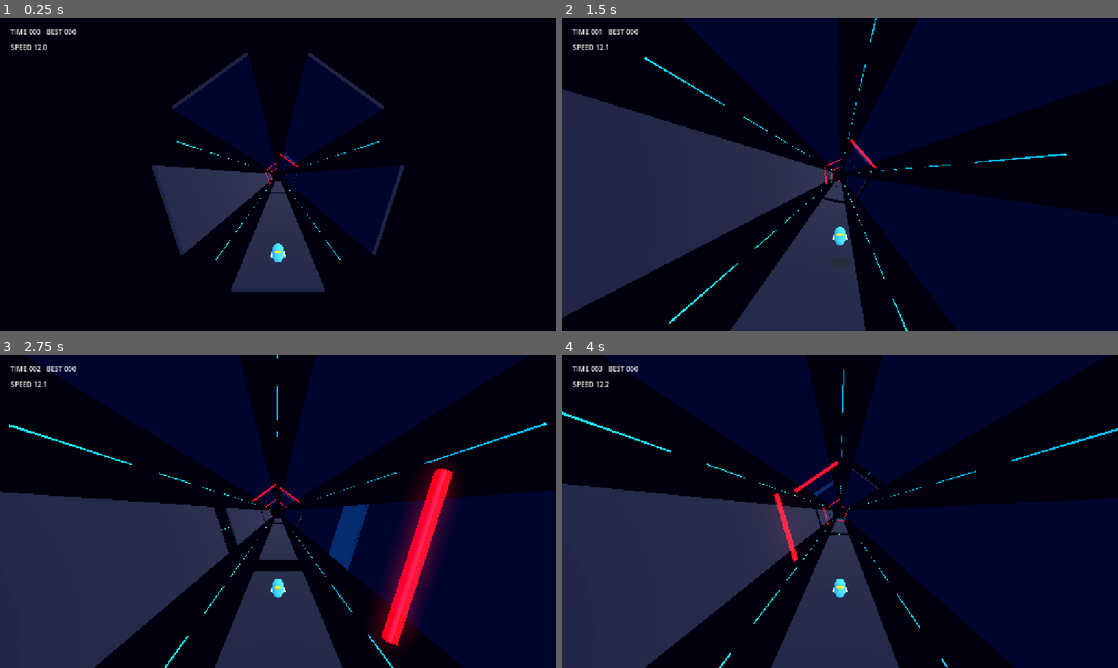
Above: before the commit, frames 1-4 (two rows, left to right).
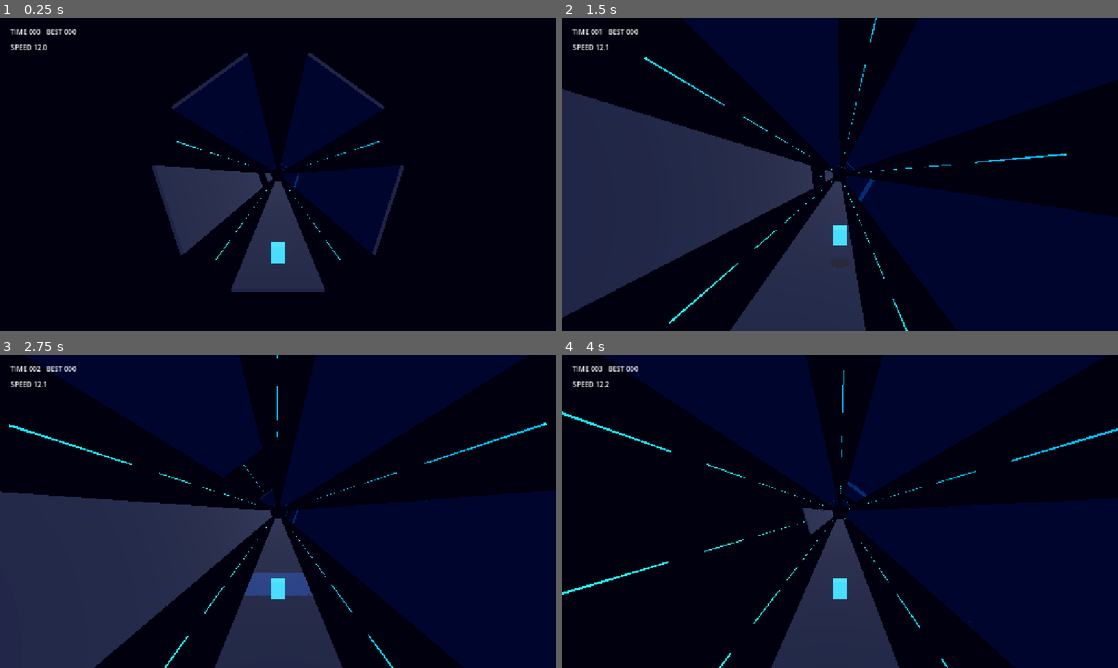
Above: after the commit, the same moments.

Repository: jeoungan/Project_1
Game: Godot game, scene res://scenes/main/ElectronDashGame.tscn
The game is run twice, just before and just after one commit, with the same random seed, the same clock (stepped at 60 frames per second) and the same inputs.
Inputs:
- Up to frame 1 (0.25 s): no input
- Up to frame 2 (1.5 s): hold D (move_right) 0.53-1.28 s; hold Space (jump) 0.53-1.28 s; hold A (move_left) from 1.28 s (still down); tap Space (jump) at 1.35 s
- Up to frame 3 (2.75 s): tap Space (jump) at 1.52, 1.82 s; release A (move_left) at 2.03 s; hold D (move_right) from 2.03 s (still down); hold Space (jump) from 2.03 s (still down)
- Up to frame 4 (4 s): release D (move_right) at 2.78 s; release Space (jump) at 2.78 s; hold W 2.78-3.53 s; tap Space (jump) at 2.85, 3.02, 3.32 s; hold A (move_left) from 3.53 s (still down); hold Space (jump) from 3.53 s (still down)

The runs differ from the first frame. In frame 1, 0.2% of the frame differs, in the area x 46-54%, y 43-79%; in frame 2, 0.5%; in frame 3, 7.2%; in frame 4, 19%, in the area x 0-59%, y 33-100%.

Commit message:
feat: generate seeded long-gap maps

Diff:
--- a/scripts/electron_dash/electron_dash_game.gd
+++ b/scripts/electron_dash/electron_dash_game.gd
@@ -32,6 +32,8 @@
 var status_message_timer: float = 0.0
 var jump_buffer_timer: float = 0.0
 var lane_change_grace_timer: float = 0.0
+var map_seed: int = 0
+var map_run_counter: int = 0
 var next_segment_index: int = 0
 var segments: Array = []
 var restart_countdown: float = 0.0
@@ -64,6 +66,8 @@
 	distance = 0.0
 	survival_time = 0.0
 	score = 0
+	map_run_counter += 1
+	map_seed = _next_map_seed()
 	invincible_timer = 0.0
 	status_message_timer = 0.0
 	jump_buffer_timer = 0.0
@@ -159,7 +163,7 @@
 		if root.position.z > player_z + segment_depth * 4.0:
 			root.position.z = farthest_z - segment_depth
 			farthest_z = root.position.z
-			segment["data"] = Rules.make_segment(next_segment_index, lane_count)
+			segment["data"] = Rules.make_segment(next_segment_index, lane_count, map_seed)
 			segment["checked"] = false
 			next_segment_index += 1
 			_rebuild_segment(segment)
@@ -194,7 +198,7 @@
 	root.name = "Segment%03d" % next_segment_index
 	root.position.z = z_position
 	tube_root.add_child(root)
-	var data: Dictionary = Rules.make_segment(next_segment_index, lane_count)
+	var data: Dictionary = Rules.make_segment(next_segment_index, lane_count, map_seed)
 	var segment: Dictionary = {
 		"root": root,
 		"data": data,
@@ -293,35 +297,17 @@
 	environment.glow_strength = 1.0
 	world_environment.environment = environment
 
+func _next_map_seed() -> int:
+	var seed: int = int((Time.get_ticks_usec() + map_run_counter * 7919) % 2147483647)
+	return max(1, seed)
+
 func _build_player_mesh() -> void:
 	for child in player_visual.get_children():
 		child.free()
-	var mesh := CapsuleMesh.new()
-	mesh.radius = 0.24
-	mesh.height = 0.82
+	var mesh := BoxMesh.new()
+	mesh.size = Vector3(0.58, 0.72, 0.58)
 	mesh.material = _make_emissive_material(Color(0.16, 0.55, 1.0, 1.0), 1.25)
 	player_visual.mesh = mesh
-
-	var visor_mesh := SphereMesh.new()
-	visor_mesh.radius = 0.13
-	visor_mesh.height = 0.16
-	visor_mesh.material = _make_emissive_material(Color(1.0, 0.45, 0.06, 1.0), 1.8)
-	var visor := MeshInstance3D.new()
-	visor.mesh = visor_mesh
-	visor.position = Vector3(0.0, 0.12, 0.24)
-	visor.scale = Vector3(1.35, 0.72, 0.5)
-	player_visual.add_child(visor)
-
-	for side in [-1.0, 1.0]:
-		var limb_mesh := CapsuleMesh.new()
-		limb_mesh.radius = 0.055
-		limb_mesh.height = 0.38
-		limb_mesh.material = _make_emissive_material(Color(0.75, 0.92, 1.0, 1.0), 0.55)
-		var limb := MeshInstance3D.new()
-		limb.mesh = limb_mesh
-		limb.position = Vector3(side * 0.24, -0.02, 0.0)
-		limb.rotation.z = side * 0.38
-		player_visual.add_child(limb)
 
 	if shadow_visual == null:
 		var shadow_mesh := CylinderMesh.new()
--- a/scripts/electron_dash/electron_dash_rules.gd
+++ b/scripts/electron_dash/electron_dash_rules.gd
@@ -3,6 +3,9 @@
 
 const LANE_COUNT: int = 5
 const SAFE_START_SEGMENTS: int = 6
+const LONG_GAP_FIRST_SEGMENT: int = SAFE_START_SEGMENTS + 4
+const LONG_GAP_ROWS: int = 7
+const LONG_GAP_CYCLE: int = 14
 
 static func wrap_lane(lane: int, delta: int, lane_count: int = LANE_COUNT) -> int:
 	var next_lane := (lane + delta) % lane_count
@@ -43,7 +46,7 @@
 static func speed_for_distance(distance: float) -> float:
 	return 12.0 + min(distance / 320.0, 10.0)
 
-static func make_segment(index: int, lane_count: int = LANE_COUNT) -> Dictionary:
+static func make_segment(index: int, lane_count: int = LANE_COUNT, map_seed: int = 0) -> Dictionary:
 	var floors: Array = []
 	var lasers: Array = []
 	var unstable: Array = []
@@ -53,18 +56,13 @@
 		unstable.append(false)
 
 	if index >= SAFE_START_SEGMENTS:
-		if index % 5 == 0:
-			var jump_index: int = int(index / 5)
-			var gap_lane := positive_mod(jump_index * 2 + 1, lane_count)
+		var gap_lane: int = long_gap_lane_for_segment(index, lane_count, map_seed)
+		if gap_lane >= 0:
 			floors[gap_lane] = false
-			if index % 10 == 0:
+			if index % (LONG_GAP_CYCLE * 2) == 0:
 				floors[wrap_lane(gap_lane, 1, lane_count)] = false
-		if index % 7 == 0:
-			lasers[positive_mod(index * 3 + 1, lane_count)] = true
-		if index % 13 == 0:
-			lasers[positive_mod(index * 3 + 5, lane_count)] = true
-		if index % 9 == 0:
-			var unstable_lane := positive_mod(index * 4 + 1, lane_count)
+		if index % 9 == 0 and gap_lane < 0:
+			var unstable_lane := positive_mod(map_seed * 11 + index * 4 + 1, lane_count)
 			if bool(floors[unstable_lane]) and not bool(lasers[unstable_lane]):
 				unstable[unstable_lane] = true
 		if not _arrays_have_safe_lane(floors, lasers, unstable, lane_count):
@@ -79,6 +77,16 @@
 		"lasers": lasers,
 		"unstable": unstable
 	}
+
+static func long_gap_lane_for_segment(index: int, lane_count: int = LANE_COUNT, map_seed: int = 0) -> int:
+	if index < LONG_GAP_FIRST_SEGMENT:
+		return -1
+	var relative_index: int = index - LONG_GAP_FIRST_SEGMENT
+	var group: int = int(relative_index / LONG_GAP_CYCLE)
+	var group_start: int = LONG_GAP_FIRST_SEGMENT + group * LONG_GAP_CYCLE
+	if index >= group_start and index < group_start + LONG_GAP_ROWS:
+		return positive_mod(map_seed * 17 + group * 3 + 1, lane_count)
+	return -1
 
 static func segment_has_safe_lane(segment: Dictionary, lane_count: int = LANE_COUNT) -> bool:
 	for lane in range(lane_count):
--- a/scripts/tests/test_electron_dash_game_behavior.gd
+++ b/scripts/tests/test_electron_dash_game_behavior.gd
@@ -18,6 +18,10 @@
 
 	if not _check(game.lane_count == 5, "game uses five panels"):
 		return
+	var first_seed: int = game.map_seed
+	game.reset_game()
+	if not _check(game.map_seed != first_seed, "each run gets a fresh map seed"):
+		return
 	if not _check(game.segment_depth >= 3.2, "rows are spaced far enough to read gaps"):
 		return
 	if not _check(game._tile_depth(false) >= game.segment_depth * 1.02, "ordinary road tiles overlap into a continuous path"):
@@ -32,6 +36,8 @@
 		return
 	var hint_label: Label = game.get_node("%HintLabel")
 	if not _check(not hint_label.visible, "bottom key hint stays hidden"):
+		return
+	if not _check(game.player_visual.mesh is BoxMesh, "player is a simple cube"):
 		return
 
 	game._change_lane(1)
--- a/scripts/tests/test_electron_dash_rules.gd
+++ b/scripts/tests/test_electron_dash_rules.gd
@@ -31,21 +31,26 @@
 	if not _check(not default_segment.has("hearts"), "segments do not spawn collectibles"):
 		return
 
-	var five_lane_gap_a: Array = Rules.make_segment(10, 5)["floors"]
-	var five_lane_gap_b: Array = Rules.make_segment(15, 5)["floors"]
-	if not _check(five_lane_gap_a.find(false) != five_lane_gap_b.find(false), "five-panel gaps vary by segment"):
+	var seeded_gap_a: Array = Rules.make_segment(10, 5, 1001)["floors"]
+	var seeded_gap_b: Array = Rules.make_segment(10, 5, 2002)["floors"]
+	if not _check(seeded_gap_a != seeded_gap_b, "seed changes generated map layout"):
 		return
 
-	var continuous_segment: Dictionary = Rules.make_segment(Rules.SAFE_START_SEGMENTS + 1, 5)
+	var continuous_segment: Dictionary = Rules.make_segment(Rules.SAFE_START_SEGMENTS + 1, 5, 1001)
 	if not _check(continuous_segment["floors"].find(false) == -1, "non-jump segments keep the road continuous"):
 		return
-	var jump_gap_segment: Dictionary = Rules.make_segment(10, 5)
-	if not _check(jump_gap_segment["floors"].find(false) >= 0, "jump-gap segments still create a visible hole"):
+	var long_gap_lane: int = -1
+	for lane in range(5):
+		if not Rules.segment_has_floor(Rules.make_segment(10, 5, 1001), lane) and not Rules.segment_has_floor(Rules.make_segment(11, 5, 1001), lane):
+			long_gap_lane = lane
+	if not _check(long_gap_lane >= 0, "jump-gap hazards span multiple rows"):
 		return
 
 	for index in range(Rules.SAFE_START_SEGMENTS, Rules.SAFE_START_SEGMENTS + 30):
-		var generated_segment: Dictionary = Rules.make_segment(index, 5)
+		var generated_segment: Dictionary = Rules.make_segment(index, 5, 1001)
 		if not _check(not generated_segment.has("hearts"), "generated segments stay collectible-free"):
+			return
+		if not _check(generated_segment["lasers"].find(true) == -1, "generated segments do not use laser blockers"):
 			return
 		if not _check(Rules.segment_has_safe_lane(generated_segment, 5), "generated segment remains avoidable"):
 			return
@@ -62,9 +67,7 @@
 	}
 	if not _check(Rules.should_crash(danger_segment, 1, true, false), "grounded player crashes on missing floor"):
 		return
-	if not _check(Rules.should_crash(danger_segment, 1, true, false), "laser hits when grounded"):
-		return
-	if not _check(Rules.should_crash(danger_segment, 1, false, false), "laser still hits while airborne"):
+	if not _check(Rules.should_crash(danger_segment, 1, false, false), "laser still hits while airborne if present"):
 		return
 	if not _check(Rules.should_crash(danger_segment, 2, true, false), "unstable panels collapse under grounded player"):
 		return
@@ -72,6 +75,8 @@
 		return
 	if not _check(Rules.speed_for_distance(0.0) <= 13.0, "starting speed is slower and readable"):
 		return
+	if not _check(is_equal_approx(Rules.speed_for_distance(0.0), 12.0), "speed starts at twelve"):
+		return
 
 	print("test_electron_dash_rules passed")
 	quit(0)
Not shown, changed: README.md
